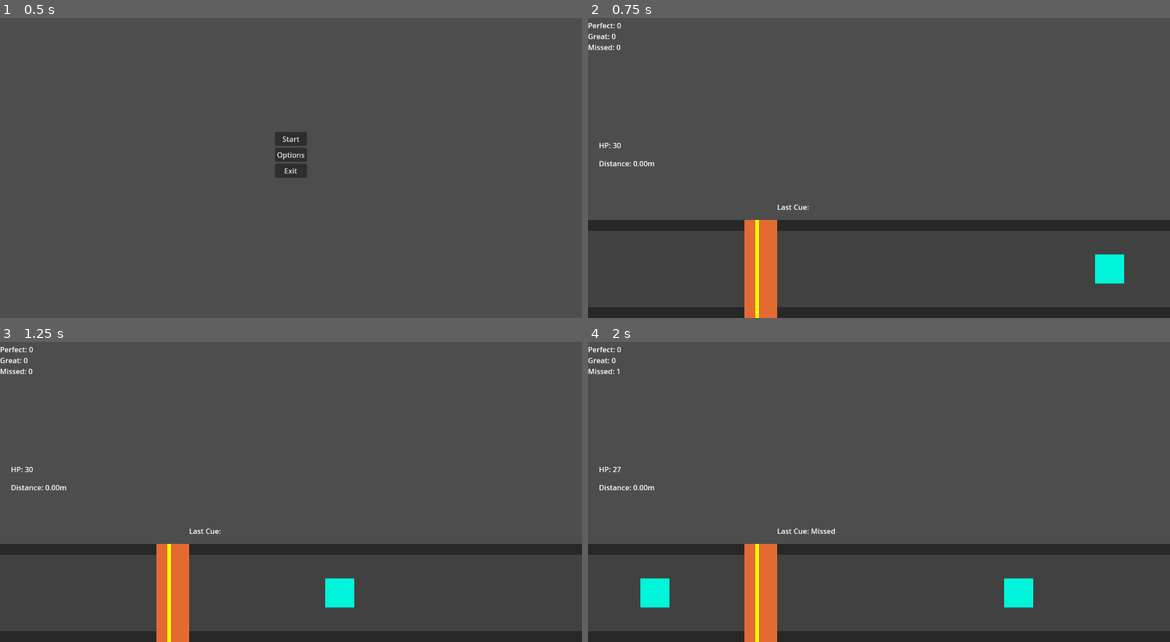
Above: before the commit, frames 1-4 (two rows, left to right).
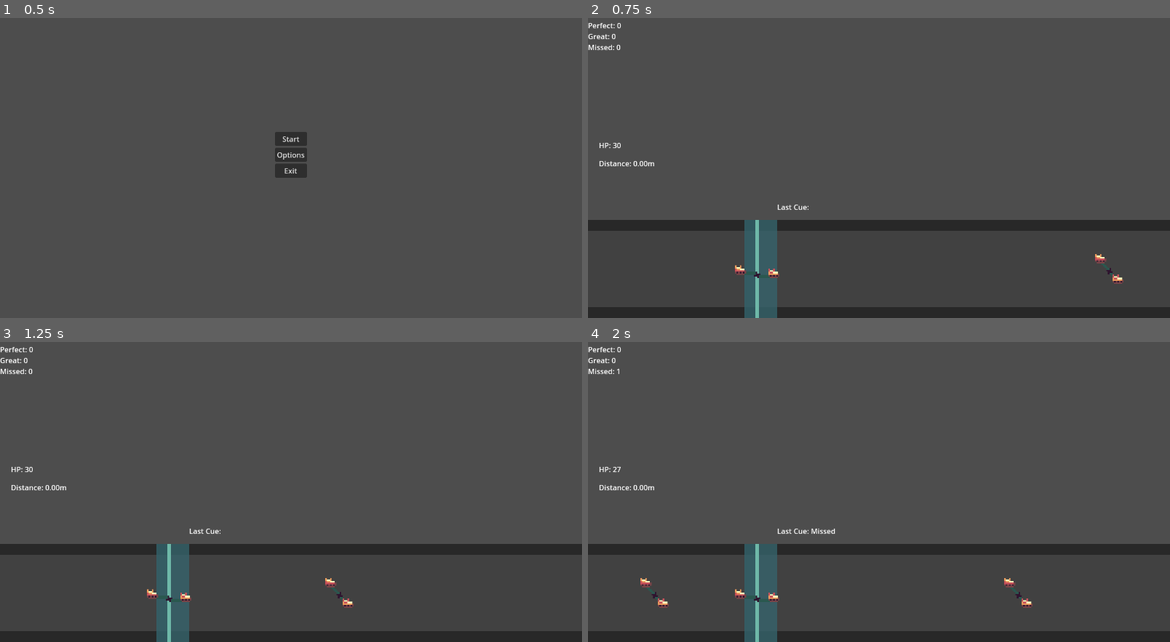
Above: after the commit, the same moments.

Repository: alexgaaranes/GameJam-2024-Entry
Game: Godot game, scene res://scenes/menu.tscn
Same seed, same stepped clock (60 frames per second), same inputs: the game is played once before the commit and once after it.
Inputs:
- Up to frame 1 (0.5 s): no input
- Up to frame 2 (0.75 s): click "Start" at 0.5 s
- Up to frame 3 (1.25 s): no input
- Up to frame 4 (2 s): tap Space (pedal) at 1.35 s

Frame 1 is identical in both runs. In frame 2, 2.4% of the frame differs, in the area x 25-93%, y 67-100%; in frame 3, 2.4%; in frame 4, 2.9%, in the area x 9-77%, y 67-100%.

Commit message:
added column and cue sprite
added column and cue sprite

Diff:
--- a/project.godot
+++ b/project.godot
@@ -31,5 +31,6 @@
 
 [rendering]
 
+textures/canvas_textures/default_texture_filter=0
 renderer/rendering_method="gl_compatibility"
 renderer/rendering_method.mobile="gl_compatibility"
--- a/scenes/pedal_column.tscn
+++ b/scenes/pedal_column.tscn
@@ -1,6 +1,7 @@
-[gd_scene load_steps=6 format=3 uid="uid://bgngv3qaf4or3"]
+[gd_scene load_steps=14 format=3 uid="uid://bgngv3qaf4or3"]
 
 [ext_resource type="Script" path="res://scripts/pedal_column.gd" id="1_8fkcs"]
+[ext_resource type="Texture2D" uid="uid://bxg1wxbhswkdr" path="res://assests/art/beat-column-sheet.png" id="2_n8det"]
 
 [sub_resource type="RectangleShape2D" id="RectangleShape2D_el7vk"]
 size = Vector2(8, 216)
@@ -13,6 +14,82 @@
 
 [sub_resource type="RectangleShape2D" id="RectangleShape2D_a4ohc"]
 size = Vector2(122, 226)
+
+[sub_resource type="AtlasTexture" id="AtlasTexture_l01e2"]
+atlas = ExtResource("2_n8det")
+region = Rect2(0, 0, 32, 32)
+
+[sub_resource type="AtlasTexture" id="AtlasTexture_syve0"]
+atlas = ExtResource("2_n8det")
+region = Rect2(32, 0, 32, 32)
+
+[sub_resource type="SpriteFrames" id="SpriteFrames_aiywc"]
+animations = [{
+"frames": [{
+"duration": 1.0,
+"texture": SubResource("AtlasTexture_l01e2")
+}, {
+"duration": 1.0,
+"texture": SubResource("AtlasTexture_syve0")
+}],
+"loop": true,
+"name": &"idle",
+"speed": 5.0
+}]
+
+[sub_resource type="Animation" id="Animation_j0qoi"]
+length = 0.5
+tracks/0/type = "value"
+tracks/0/imported = false
+tracks/0/enabled = true
+tracks/0/path = NodePath("AnimatedSprite2D:frame")
+tracks/0/interp = 1
+tracks/0/loop_wrap = true
+tracks/0/keys = {
+"times": PackedFloat32Array(0),
+"transitions": PackedFloat32Array(1),
+"update": 1,
+"values": [0]
+}
+
+[sub_resource type="Animation" id="Animation_l8ld5"]
+resource_name = "idle"
+length = 0.5
+tracks/0/type = "value"
+tracks/0/imported = false
+tracks/0/enabled = true
+tracks/0/path = NodePath("AnimatedSprite2D:frame")
+tracks/0/interp = 1
+tracks/0/loop_wrap = true
+tracks/0/keys = {
+"times": PackedFloat32Array(0),
+"transitions": PackedFloat32Array(1),
+"update": 1,
+"values": [0]
+}
+
+[sub_resource type="Animation" id="Animation_k0pok"]
+resource_name = "click"
+length = 0.1
+tracks/0/type = "value"
+tracks/0/imported = false
+tracks/0/enabled = true
+tracks/0/path = NodePath("AnimatedSprite2D:frame")
+tracks/0/interp = 1
+tracks/0/loop_wrap = true
+tracks/0/keys = {
+"times": PackedFloat32Array(0),
+"transitions": PackedFloat32Array(1),
+"update": 1,
+"values": [1]
+}
+
+[sub_resource type="AnimationLibrary" id="AnimationLibrary_jk7g3"]
+_data = {
+"RESET": SubResource("Animation_j0qoi"),
+"idle": SubResource("Animation_l8ld5"),
+"tap": SubResource("Animation_k0pok")
+}
 
 [node name="PedalColumn" type="Node2D"]
 script = ExtResource("1_8fkcs")
@@ -41,7 +118,7 @@
 [node name="Color" type="ColorRect" parent="PerfectArea"]
 offset_right = 8.0
 offset_bottom = 216.0
-color = Color(1, 1, 0, 1)
+color = Color(0.431373, 0.721569, 0.658824, 1)
 
 [node name="GreatAreaBack" type="Area2D" parent="."]
 position = Vector2(344, 504)
@@ -53,7 +130,7 @@
 [node name="ColorRect" type="ColorRect" parent="GreatAreaBack"]
 offset_right = 24.0
 offset_bottom = 216.0
-color = Color(0.891544, 0.419283, 0.201671, 1)
+color = Color(0.196078, 0.392157, 0.427451, 0.784314)
 
 [node name="GreatAreaFront" type="Area2D" parent="."]
 position = Vector2(376, 504)
@@ -65,7 +142,7 @@
 [node name="ColorRect" type="ColorRect" parent="GreatAreaFront"]
 offset_right = 40.0
 offset_bottom = 216.0
-color = Color(0.891544, 0.419283, 0.201671, 1)
+color = Color(0.207843, 0.392157, 0.423529, 0.784314)
 
 [node name="EndArea" type="Area2D" parent="."]
 position = Vector2(-200, 504)
@@ -74,6 +151,17 @@
 position = Vector2(51, 103)
 shape = SubResource("RectangleShape2D_a4ohc")
 
+[node name="AnimatedSprite2D" type="AnimatedSprite2D" parent="."]
+position = Vector2(372, 625)
+scale = Vector2(3.5, 3.5)
+sprite_frames = SubResource("SpriteFrames_aiywc")
+animation = &"idle"
+
+[node name="AnimationPlayer" type="AnimationPlayer" parent="."]
+libraries = {
+"": SubResource("AnimationLibrary_jk7g3")
+}
+
 [connection signal="area_entered" from="PerfectArea" to="." method="_on_perfect_area_area_entered"]
 [connection signal="area_exited" from="PerfectArea" to="." method="_on_perfect_area_area_exited"]
 [connection signal="area_entered" from="GreatAreaBack" to="." method="_on_great_area_back_area_entered"]
--- a/scenes/pedal_cue.tscn
+++ b/scenes/pedal_cue.tscn
@@ -1,9 +1,25 @@
-[gd_scene load_steps=3 format=3 uid="uid://pt6s1ma0v7s8"]
+[gd_scene load_steps=6 format=3 uid="uid://pt6s1ma0v7s8"]
 
 [ext_resource type="Script" path="res://scripts/pedal_cue.gd" id="1_5sf68"]
+[ext_resource type="Texture2D" uid="uid://c876vlqth1sie" path="res://assests/art/beat-cue.png" id="2_ondyc"]
 
 [sub_resource type="RectangleShape2D" id="RectangleShape2D_2l7uh"]
 size = Vector2(64, 64)
+
+[sub_resource type="AtlasTexture" id="AtlasTexture_pqxod"]
+atlas = ExtResource("2_ondyc")
+region = Rect2(0, 0, 32, 32)
+
+[sub_resource type="SpriteFrames" id="SpriteFrames_3nk3y"]
+animations = [{
+"frames": [{
+"duration": 1.0,
+"texture": SubResource("AtlasTexture_pqxod")
+}],
+"loop": true,
+"name": &"default",
+"speed": 5.0
+}]
 
 [node name="PedalCue" type="Node2D"]
 script = ExtResource("1_5sf68")
@@ -13,10 +29,16 @@
 [node name="Shape" type="CollisionShape2D" parent="AreaPedalCue"]
 position = Vector2(0, -8)
 shape = SubResource("RectangleShape2D_2l7uh")
+debug_color = Color(0, 0.6, 0.701961, 0)
 
 [node name="Color" type="ColorRect" parent="AreaPedalCue"]
 offset_left = -32.0
 offset_top = -40.0
 offset_right = 32.0
 offset_bottom = 24.0
-color = Color(4.42803e-06, 0.959905, 0.852624, 1)
+color = Color(0, 0.960784, 0.85098, 0)
+
+[node name="AnimatedSprite2D" type="AnimatedSprite2D" parent="."]
+position = Vector2(0, -3)
+scale = Vector2(3.5, 3.5)
+sprite_frames = SubResource("SpriteFrames_3nk3y")
--- a/scenes/placeholder_lvl.tscn
+++ b/scenes/placeholder_lvl.tscn
@@ -11,7 +11,7 @@
 [node name="PedalColumn" parent="." instance=ExtResource("1_85v0j")]
 
 [node name="PedalCue" parent="." instance=ExtResource("2_e51k7")]
-position = Vector2(1400, 624)
+position = Vector2(1400, 625)
 
 [node name="Label" type="Label" parent="."]
 offset_left = 416.0
--- a/scripts/input_manager.gd
+++ b/scripts/input_manager.gd
@@ -1,6 +1,7 @@
 extends Node
 
 var pedalColumn: Node2D
+var pedalColumnAnim: AnimationPlayer
 var label: Label
 var parent: Node
 var timer: Timer
@@ -15,6 +16,7 @@
 	parent = get_parent()
 	scoreManager = parent.get_node("ScoreManager")
 	pedalColumn = parent.get_parent().get_node("PedalColumn")
+	pedalColumnAnim = pedalColumn.get_node("AnimationPlayer")
 	label = get_parent().get_parent().get_node("Label")
 	isPenalized = false
 	timer = get_node("PenaltyTimer")
@@ -22,8 +24,11 @@
 
 # Called every frame. 'delta' is the elapsed time since the previous frame.
 func _process(delta):
+	if not pedalColumnAnim.is_playing():
+		pedalColumnAnim.play("idle")
 	# Pedal Action
 	if Input.is_action_just_pressed("pedal") and not isPenalized:
+		pedalColumnAnim.play("tap")
 		detected = pedalColumn.detectedAreas
 		if not detected.is_empty():
 			if detected.has("P"):
Binary file added: assests/art/beat-column-sheet.png
Not shown, added: assests/art/beat-column-sheet.png.import
Binary file added: assests/art/beat-cue.png
Not shown, added: assests/art/beat-cue.png.import
Binary file added: assests/art/cyclist-sheet.png
Not shown, added: assests/art/cyclist-sheet.png.import
